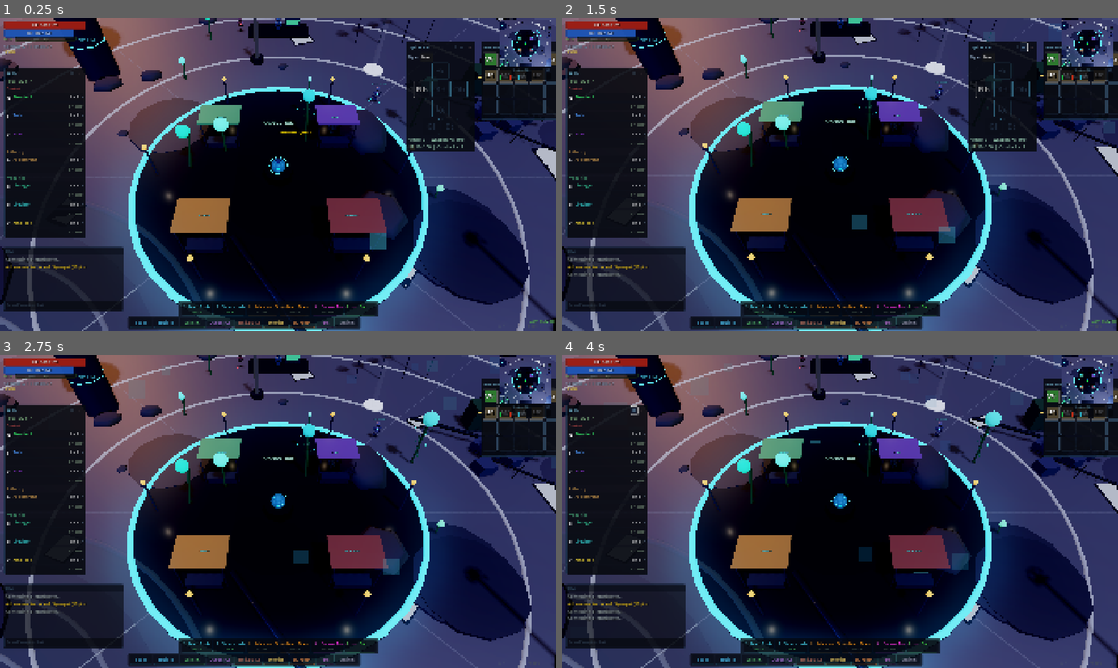
Above: before the commit, frames 1-4 (two rows, left to right).
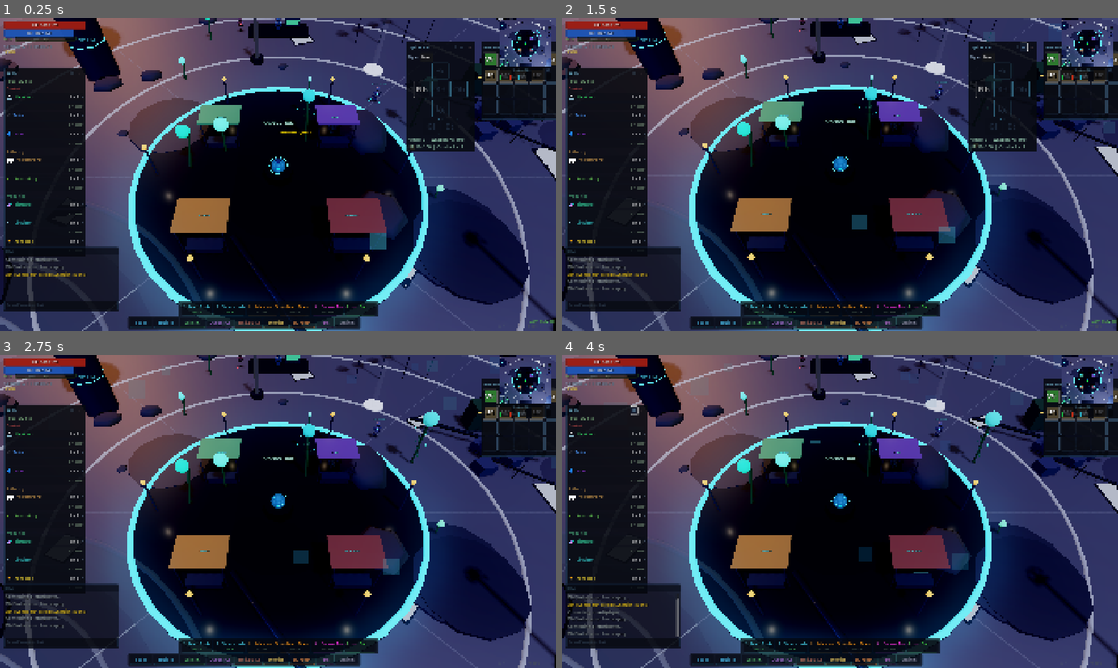
Above: after the commit, the same moments.

Repository: stobieee-bit/Asterian
Game: Godot game, scene res://scenes/main/main.tscn
Same seed, same stepped clock (60 frames per second), same inputs: the game is played once before the commit and once after it.
Inputs:
- Up to frame 1 (0.25 s): no input
- Up to frame 2 (1.5 s): click "O" at 0.5 s; click "L" at 1.25 s
- Up to frame 3 (2.75 s): click "×" at 2 s
- Up to frame 4 (4 s): click "O" at 2.75 s; click "L" at 3.5 s

The runs differ from the first frame. In frame 1, 1.2% of the frame differs, in the area x 1-23%, y 8-94%; in frame 2, 1.4%; in frame 3, 1.4%; in frame 4, 1.5%.

Commit message:
Fix floating particles, chat history, mines size + add Xenobotany skill
- Remove floating CSGBox3D shards and platforms from The Abyss
- Lower corridor ground to prevent box z-fighting at spawn points
- Add ScrollContainer to chat with 50-message history (no more fade-out)
- Shrink Asteroid Mines radius 200->80, extend corridor to bridge gap
- Add Xenobotany gathering skill for bio-resources (fixes Bioforge XP bug)
- Add skill chain metadata (feeds/needs/feedDesc) to all 10 skills
- Show skill chain info in Skills Panel guide view

Co-Authored-By: Claude Opus 4.6 <noreply@anthropic.com>

Diff:
--- a/autoload/game_state.gd
+++ b/autoload/game_state.gd
@@ -26,6 +26,7 @@
 	"tesla": { "level": 1, "xp": 0 },
 	"void": { "level": 1, "xp": 0 },
 	"astromining": { "level": 1, "xp": 0 },
+	"xenobotany": { "level": 1, "xp": 0 },
 	"bioforge": { "level": 1, "xp": 0 },
 	"circuitry": { "level": 1, "xp": 0 },
 	"xenocook": { "level": 1, "xp": 0 },
@@ -238,6 +239,16 @@
 	elif not (player.get("position") is Vector3):
 		player["position"] = Vector3.ZERO
 	skills = data.get("skills", skills)
+	# Ensure any new skills added since save was created exist with defaults
+	var default_skills: Dictionary = {
+		"nano": { "level": 1, "xp": 0 }, "tesla": { "level": 1, "xp": 0 },
+		"void": { "level": 1, "xp": 0 }, "astromining": { "level": 1, "xp": 0 },
+		"xenobotany": { "level": 1, "xp": 0 }, "bioforge": { "level": 1, "xp": 0 },
+		"circuitry": { "level": 1, "xp": 0 }, "xenocook": { "level": 1, "xp": 0 },
+	}
+	for skill_id in default_skills:
+		if not skills.has(skill_id):
+			skills[skill_id] = default_skills[skill_id]
 	equipment = data.get("equipment", equipment)
 	inventory.assign(data.get("inventory", []))
 	bank.assign(data.get("bank", []))
--- a/data/areas.json
+++ b/data/areas.json
@@ -16,7 +16,7 @@
         "x": 300,
         "z": 0
       },
-      "radius": 200,
+      "radius": 80,
       "groundColor": 2759184,
       "floorY": -2
     },
@@ -215,14 +215,14 @@
       "from": "station-hub",
       "to": "asteroid-mines",
       "minX": 33,
-      "maxX": 102,
+      "maxX": 222,
       "minZ": -6,
       "maxZ": 6,
       "floorY": -1,
       "groundColor": 1710632,
       "label": "Asteroid Mines →",
       "labelPos": {
-        "x": 65,
+        "x": 130,
         "z": 0
       }
     },
@@ -315,7 +315,7 @@
       "min": 80,
       "max": 99,
       "label": "Lv 80-99 Prestige"
-    },
+    }
   },
   "sub_zones": [
     {
--- a/data/skills.json
+++ b/data/skills.json
@@ -7,7 +7,9 @@
       "type": "combat",
       "desc": "Close-range melee combat using nano-swarm blades. Strong vs Tesla, weak vs Void.",
       "trains": "Kill enemies while using Nano combat style.",
-      "category": "Combat"
+      "category": "Combat",
+      "needs": ["circuitry", "bioforge"],
+      "feedDesc": "Equip Circuitry weapons + Bioforge armor to fight stronger enemies"
     },
     "tesla": {
       "name": "Tesla",
@@ -16,7 +18,9 @@
       "type": "combat",
       "desc": "Mid-range electrical attacks with coilguns. Strong vs Void, weak vs Nano.",
       "trains": "Kill enemies while using Tesla combat style.",
-      "category": "Combat"
+      "category": "Combat",
+      "needs": ["circuitry", "bioforge"],
+      "feedDesc": "Equip Circuitry weapons + Bioforge armor to fight stronger enemies"
     },
     "void": {
       "name": "Void",
@@ -25,7 +29,9 @@
       "type": "combat",
       "desc": "Long-range dark energy from voidstaffs. Strong vs Nano, weak vs Tesla.",
       "trains": "Kill enemies while using Void combat style.",
-      "category": "Combat"
+      "category": "Combat",
+      "needs": ["circuitry", "bioforge"],
+      "feedDesc": "Equip Circuitry weapons + Bioforge armor to fight stronger enemies"
     },
     "astromining": {
       "name": "Astromining",
@@ -34,7 +40,20 @@
       "type": "gathering",
       "desc": "Extract ores and gems from asteroid deposits. Higher levels unlock rarer materials.",
       "trains": "Mine ore nodes in the Asteroid Mines.",
-      "category": "Gathering"
+      "category": "Gathering",
+      "feeds": ["circuitry"],
+      "feedDesc": "Ores feed into Circuitry for smelting bars and forging gear"
+    },
+    "xenobotany": {
+      "name": "Xenobotany",
+      "icon": "🌿",
+      "color": "#66cc55",
+      "type": "gathering",
+      "desc": "Harvest alien flora — lichens, kelps, fruits, and chitin from the Gathering Grounds. Supplies ingredients for Xenocook and Bioforge.",
+      "trains": "Gather bio-resources in the Gathering Grounds.",
+      "category": "Gathering",
+      "feeds": ["bioforge", "xenocook"],
+      "feedDesc": "Bio-resources feed into Bioforge for armor/serums and Xenocook for food"
     },
     "bioforge": {
       "name": "Bioforge",
@@ -43,7 +62,10 @@
       "type": "production",
       "desc": "Craft armor and brew serums from creature parts. Use Bioforge Stations in the Bio-Lab.",
       "trains": "Craft items at Bioforge Stations.",
-      "category": "Production"
+      "category": "Production",
+      "needs": ["xenobotany"],
+      "feeds": ["nano", "tesla", "void"],
+      "feedDesc": "Craft armor sets and brew combat serums for all combat styles"
     },
     "circuitry": {
       "name": "Circuitry",
@@ -52,7 +74,10 @@
       "type": "production",
       "desc": "Smelt ores into bars and forge weapons, tools, and gadgets. Use Smelting Furnaces in the Bio-Lab.",
       "trains": "Smelt bars and craft equipment at Smelting Furnaces.",
-      "category": "Production"
+      "category": "Production",
+      "needs": ["astromining"],
+      "feeds": ["nano", "tesla", "void"],
+      "feedDesc": "Forge weapons and tools for all combat styles"
     },
     "xenocook": {
       "name": "Xenocook",
@@ -61,7 +86,10 @@
       "type": "production",
       "desc": "Cook alien ingredients into healing food and combat buff meals. Use Xenocook Ranges in the Bio-Lab.",
       "trains": "Cook food at Xenocook Ranges.",
-      "category": "Production"
+      "category": "Production",
+      "needs": ["xenobotany"],
+      "feeds": ["nano", "tesla", "void"],
+      "feedDesc": "Cook healing food and combat buff meals for all combat styles"
     },
     "psionics": {
       "name": "Neural Engineering",
@@ -72,7 +100,9 @@
       "trains": "Process neural materials at the Neural Processor.",
       "category": "Prestige",
       "locked": true,
-      "lockText": "Complete the Neural Awakening quest chain."
+      "lockText": "Complete the Neural Awakening quest chain.",
+      "needs": ["nano", "tesla", "void"],
+      "feedDesc": "Boss drops from combat feed into endgame psi-weave gear crafting"
     },
     "chronomancy": {
       "name": "Quantum Synthesis",
@@ -83,7 +113,9 @@
       "trains": "Transmute materials at the Quantum Synthesizer.",
       "category": "Prestige",
       "softGate": true,
-      "softGateText": "Requires Level 10 in any combat skill."
+      "softGateText": "Requires Level 10 in any combat skill.",
+      "needs": ["astromining"],
+      "feedDesc": "Transmute ores to skip tiers — shortcuts the Astromining pipeline"
     }
   },
   "unlocks": {
@@ -147,6 +179,48 @@
         "level": 90,
         "type": "item",
         "desc": "Mine Voidsteel Ore"
+      }
+    ],
+    "xenobotany": [
+      {
+        "level": 1,
+        "type": "item",
+        "desc": "Harvest Space Lichen"
+      },
+      {
+        "level": 5,
+        "type": "item",
+        "desc": "Harvest Cryo Kelp"
+      },
+      {
+        "level": 10,
+        "type": "item",
+        "desc": "Harvest Nebula Fruit"
+      },
+      {
+        "level": 20,
+        "type": "item",
+        "desc": "Harvest Chitin Shards"
+      },
+      {
+        "level": 30,
+        "type": "item",
+        "desc": "Harvest Spore Pods"
+      },
+      {
+        "level": 40,
+        "type": "item",
+        "desc": "Harvest Void Moss"
+      },
+      {
+        "level": 50,
+        "type": "item",
+        "desc": "Harvest Neural Bloom"
+      },
+      {
+        "level": 60,
+        "type": "item",
+        "desc": "Harvest Quantum Vine"
       }
     ],
     "circuitry": [
--- a/scenes/ui/hud.gd
+++ b/scenes/ui/hud.gd
@@ -73,8 +73,9 @@
 # ── Chat log ──
 var _chat_bg: PanelContainer = null
 var _chat_container: VBoxContainer = null
+var _chat_scroll: ScrollContainer = null
 var _chat_messages: Array[Label] = []
-var _max_chat_lines: int = 10
+var _max_chat_lines: int = 50
 var _chat_input: LineEdit = null
 var _chat_typing: bool = false  # True when chat input is focused
 
@@ -623,12 +624,20 @@
 	msg_margin.size_flags_vertical = Control.SIZE_EXPAND_FILL
 	outer_vbox.add_child(msg_margin)
 
+	_chat_scroll = ScrollContainer.new()
+	_chat_scroll.name = "ChatScroll"
+	_chat_scroll.size_flags_vertical = Control.SIZE_EXPAND_FILL
+	_chat_scroll.horizontal_scroll_mode = ScrollContainer.SCROLL_MODE_DISABLED
+	_chat_scroll.vertical_scroll_mode = ScrollContainer.SCROLL_MODE_AUTO
+	_chat_scroll.mouse_filter = Control.MOUSE_FILTER_IGNORE
+	msg_margin.add_child(_chat_scroll)
+
 	_chat_container = VBoxContainer.new()
 	_chat_container.name = "ChatContainer"
 	_chat_container.mouse_filter = Control.MOUSE_FILTER_IGNORE
-	_chat_container.custom_minimum_size = Vector2(400, 0)
+	_chat_container.size_flags_horizontal = Control.SIZE_EXPAND_FILL
 	_chat_container.add_theme_constant_override("separation", 3)
-	msg_margin.add_child(_chat_container)
+	_chat_scroll.add_child(_chat_container)
 
 	# ── Chat input field at the bottom ──
 	var input_margin: MarginContainer = MarginContainer.new()
@@ -862,16 +871,16 @@
 	_chat_container.add_child(label)
 	_chat_messages.append(label)
 
-	# Remove old messages
+	# Remove old messages beyond limit
 	while _chat_messages.size() > _max_chat_lines:
 		var old: Label = _chat_messages[0]
 		_chat_messages.remove_at(0)
 		old.queue_free()
 
-	# Auto-fade after 8 seconds
-	var tween: Tween = create_tween()
-	tween.tween_interval(8.0)
-	tween.tween_property(label, "modulate:a", 0.0, 2.0)
+	# Auto-scroll to bottom so newest messages are visible
+	if _chat_scroll:
+		await get_tree().process_frame
+		_chat_scroll.scroll_vertical = int(_chat_scroll.get_v_scroll_bar().max_value)
 
 # ── Chat input handlers ──
 
@@ -898,6 +907,8 @@
 	# Make the chat panel stop ignoring mouse so scrolling/clicking works
 	if _chat_bg:
 		_chat_bg.mouse_filter = Control.MOUSE_FILTER_STOP
+	if _chat_scroll:
+		_chat_scroll.mouse_filter = Control.MOUSE_FILTER_STOP
 
 ## Called when the chat input loses focus
 func _on_chat_focus_exited() -> void:
@@ -907,6 +918,8 @@
 	# Return to mouse-transparent so clicks pass through to the game world
 	if _chat_bg:
 		_chat_bg.mouse_filter = Control.MOUSE_FILTER_IGNORE
+	if _chat_scroll:
+		_chat_scroll.mouse_filter = Control.MOUSE_FILTER_IGNORE
 
 ## Focus the chat input (called from Enter key)
 func _focus_chat_input() -> void:
--- a/scripts/ui/skills_panel.gd
+++ b/scripts/ui/skills_panel.gd
@@ -18,7 +18,7 @@
 # Skill display order grouped by category
 var _skill_groups: Array[Dictionary] = [
 	{"label": "Combat", "color": Color(0.8, 0.3, 0.3), "skills": ["nano", "tesla", "void"]},
-	{"label": "Gathering", "color": Color(0.8, 0.6, 0.3), "skills": ["astromining"]},
+	{"label": "Gathering", "color": Color(0.8, 0.6, 0.3), "skills": ["astromining", "xenobotany"]},
 	{"label": "Production", "color": Color(0.3, 0.7, 0.5), "skills": ["bioforge", "circuitry", "xenocook"]},
 ]
 
@@ -237,6 +237,65 @@
 		train_label.add_theme_color_override("font_color", Color(0.5, 0.7, 0.5))
 		train_label.autowrap_mode = TextServer.AUTOWRAP_WORD_SMART
 		_guide_container.add_child(train_label)
+
+	# ── Skill chain info ──
+	var feed_desc: String = str(skill_data.get("feedDesc", ""))
+	var feeds_arr: Array = skill_data.get("feeds", []) as Array
+	var needs_arr: Array = skill_data.get("needs", []) as Array
+	if feed_desc != "":
+		var chain_sep: HSeparator = HSeparator.new()
+		chain_sep.add_theme_constant_override("separation", 2)
+		_guide_container.add_child(chain_sep)
+
+		var chain_header: Label = Label.new()
+		chain_header.text = "Skill Chain"
+		chain_header.add_theme_font_size_override("font_size", 13)
+		chain_header.add_theme_color_override("font_color", Color(0.7, 0.55, 0.9))
+		_guide_container.add_child(chain_header)
+
+		# Show "Needs:" line if this skill requires input from others
+		if not needs_arr.is_empty():
+			var needs_text: String = "Needs: "
+			for i in range(needs_arr.size()):
+				var nid: String = str(needs_arr[i])
+				var ndata: Dictionary = DataManager.get_skill(nid)
+				var nicon: String = str(ndata.get("icon", ""))
+				var nname: String = str(ndata.get("name", nid.capitalize()))
+				if i > 0:
+					needs_text += ", "
+				needs_text += "%s %s" % [nicon, nname]
+			var needs_label: Label = Label.new()
+			needs_label.text = needs_text
+			needs_label.add_theme_font_size_override("font_size", 12)
+			needs_label.add_theme_color_override("font_color", Color(0.6, 0.75, 0.55))
+			needs_label.autowrap_mode = TextServer.AUTOWRAP_WORD_SMART
+			_guide_container.add_child(needs_label)
+
+		# Show "Feeds:" line if this skill outputs to others
+		if not feeds_arr.is_empty():
+			var feeds_text: String = "Feeds: "
+			for i in range(feeds_arr.size()):
+				var fid: String = str(feeds_arr[i])
+				var fdata: Dictionary = DataManager.get_skill(fid)
+				var ficon: String = str(fdata.get("icon", ""))
+				var fname: String = str(fdata.get("name", fid.capitalize()))
+				if i > 0:
+					feeds_text += ", "
+				feeds_text += "%s %s" % [ficon, fname]
+			var feeds_label: Label = Label.new()
+			feeds_label.text = feeds_text
+			feeds_label.add_theme_font_size_override("font_size", 12)
+			feeds_label.add_theme_color_override("font_color", Color(0.55, 0.65, 0.85))
+			feeds_label.autowrap_mode = TextServer.AUTOWRAP_WORD_SMART
+			_guide_container.add_child(feeds_label)
+
+		# Show the description of the chain
+		var chain_desc: Label = Label.new()
+		chain_desc.text = feed_desc
+		chain_desc.add_theme_font_size_override("font_size", 12)
+		chain_desc.add_theme_color_override("font_color", Color(0.6, 0.6, 0.7))
+		chain_desc.autowrap_mode = TextServer.AUTOWRAP_WORD_SMART
+		_guide_container.add_child(chain_desc)
 
 	# ── Current level / XP summary ──
 	var current_xp: int = int(skill_state.get("xp", 0))
@@ -402,25 +461,35 @@
 ## Color for each skill type
 func _skill_color(skill_id: String) -> Color:
 	match skill_id:
-		"nano": return Color(0.2, 0.9, 0.4)     # Green
-		"tesla": return Color(0.3, 0.6, 1.0)     # Blue
-		"void": return Color(0.6, 0.2, 0.9)      # Purple
-		"astromining": return Color(0.8, 0.6, 0.3) # Orange
-		"bioforge": return Color(0.2, 0.8, 0.6)   # Teal
-		"circuitry": return Color(0.2, 0.8, 0.8)  # Cyan
-		"xenocook": return Color(0.9, 0.8, 0.2)   # Yellow
+		"nano": return Color(0.2, 0.9, 0.4)       # Green
+		"tesla": return Color(0.3, 0.6, 1.0)       # Blue
+		"void": return Color(0.6, 0.2, 0.9)        # Purple
+		"astromining": return Color(0.8, 0.6, 0.3)  # Orange
+		"xenobotany": return Color(0.4, 0.8, 0.33)  # Leaf green
+		"bioforge": return Color(0.2, 0.8, 0.6)     # Teal
+		"circuitry": return Color(0.2, 0.8, 0.8)    # Cyan
+		"xenocook": return Color(0.9, 0.8, 0.2)     # Yellow
+		"psionics": return Color(0.9, 0.3, 0.9)     # Magenta
+		"chronomancy": return Color(0.3, 0.9, 0.9)  # Aqua
 		_: return Color(0.6, 0.6, 0.6)
 
 ## Unicode icon for each skill
 func _skill_icon(skill_id: String) -> String:
+	var skill_data: Dictionary = DataManager.get_skill(skill_id)
+	var icon: String = str(skill_data.get("icon", ""))
+	if icon != "":
+		return icon
 	match skill_id:
 		"nano": return "N"
 		"tesla": return "T"
 		"void": return "V"
 		"astromining": return "A"
+		"xenobotany": return "Xb"
 		"bioforge": return "B"
 		"circuitry": return "C"
 		"xenocook": return "X"
+		"psionics": return "P"
+		"chronomancy": return "Ch"
 		_: return "?"
 
 ## Format large numbers: 1000 → "1.0K", 1000000 → "1.0M"
--- a/scripts/world/area_manager.gd
+++ b/scripts/world/area_manager.gd
@@ -2037,32 +2037,6 @@
 		crack.rotation.y = angle + rng.randf_range(-0.5, 0.5)
 		crack.material = rift_mat
 		add_child(crack)
-
-	# Floating shards — broken reality fragments hovering above
-	for i in range(10):
-		var angle: float = rng.randf() * TAU
-		var dist: float = rng.randf_range(8.0, zr * 0.7)
-		var float_y: float = rng.randf_range(3.0, 10.0)
-		var shard: CSGBox3D = CSGBox3D.new()
-		shard.size = Vector3(rng.randf_range(0.5, 2.0), rng.randf_range(0.5, 2.0), rng.randf_range(0.1, 0.5))
-		var shx: float = zcx + cos(angle) * dist
-		var shz: float = zcz + sin(angle) * dist
-		shard.position = Vector3(shx, y_base + float_y, shz)
-		shard.rotation = Vector3(rng.randf() * TAU, rng.randf() * TAU, rng.randf() * TAU)
-		shard.material = void_mat
-		add_child(shard)
-		_animated_nodes.append({
-			"node": shard, "type": "hover",
-			"base_y": y_base + float_y,
-			"speed": rng.randf_range(0.2, 0.6),
-			"phase": rng.randf() * TAU,
-			"amplitude": rng.randf_range(0.3, 1.5)
-		})
-		_animated_nodes.append({
-			"node": shard, "type": "rotate",
-			"speed": rng.randf_range(0.1, 0.3),
-			"phase": 0.0
-		})
 
 	# Intense purple/void lights
 	for i in range(5):
@@ -2153,30 +2127,6 @@
 		pillar.material = void_mat
 		add_child(pillar)
 
-	# Floating platforms
-	for i in range(10):
-		var angle: float = rng.randf() * TAU
-		var dist: float = rng.randf_range(15.0, radius * 0.7)
-		var plat_y: float = rng.randf_range(3.0, 12.0)
-		var px: float = cx + cos(angle) * dist
-		var pz: float = cz + sin(angle) * dist
-
-		var platform: CSGCylinder3D = CSGCylinder3D.new()
-		platform.radius = rng.randf_range(1.5, 5.0)
-		platform.height = 0.5
-		platform.sides = 8
-		platform.position = Vector3(px, y_base + plat_y, pz)
-		platform.material = void_mat
-		add_child(platform)
-
-		_animated_nodes.append({
-			"node": platform, "type": "hover",
-			"base_y": y_base + plat_y,
-			"speed": rng.randf_range(0.2, 0.5),
-			"phase": rng.randf() * TAU,
-			"amplitude": rng.randf_range(0.5, 2.0)
-		})
-
 	# Reality tear rifts (thin vertical planes of energy)
 	for i in range(6):
 		var angle: float = rng.randf() * TAU
@@ -2458,7 +2408,7 @@
 	var box: CSGBox3D = CSGBox3D.new()
 	box.name = "Corridor_%s" % data.get("id", "unknown")
 	box.size = Vector3(corridor_w, 0.2, corridor_d)
-	box.position = Vector3(center_x, GROUND_Y + 0.05, center_z)
+	box.position = Vector3(center_x, GROUND_Y - 0.02, center_z)
 
 	var corridor_color: Color = _hex_to_color(ground_color_int)
 	var mat: StandardMaterial3D = StandardMaterial3D.new()
@@ -2468,7 +2418,7 @@
 	mat.emission_enabled = true
 	mat.emission = corridor_color.lightened(0.25)
 	mat.emission_energy_multiplier = 0.15
-	mat.render_priority = 4
+	mat.render_priority = -1
 	box.material = mat
 
 	var static_body: StaticBody3D = StaticBody3D.new()
--- a/scripts/world/gathering_spawner.gd
+++ b/scripts/world/gathering_spawner.gd
@@ -18,7 +18,7 @@
 	# Asteroid Mines — Ore nodes
 	_spawn_defs.append({
 		"area": "asteroid-mines",
-		"cx": 300.0, "cz": 0.0, "radius": 180.0,
+		"cx": 300.0, "cz": 0.0, "radius": 70.0,
 		"skill": "astromining",
 		"nodes": [
 			{"level": 1, "item": "stellarite_ore", "color": Color(0.6, 0.6, 0.55), "count": 12},
@@ -36,7 +36,7 @@
 	_spawn_defs.append({
 		"area": "gathering-grounds",
 		"cx": 0.0, "cz": -100.0, "radius": 50.0,
-		"skill": "bioforge",
+		"skill": "xenobotany",
 		"nodes": [
 			{"level": 1, "item": "space_lichen", "color": Color(0.3, 0.5, 0.25), "count": 10},
 			{"level": 5, "item": "cryo_kelp", "color": Color(0.2, 0.5, 0.6), "count": 8},
